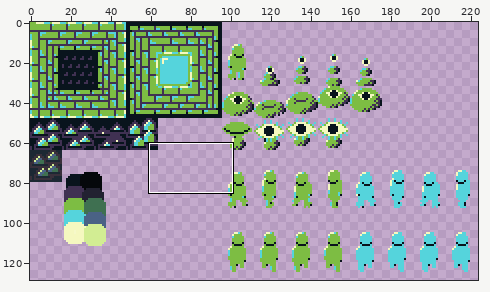
Two states of a sprite sheet, images/sprites.png. The picture above shows the old version from afar; the outline marks the close-up.
Close-up. Before the edit:
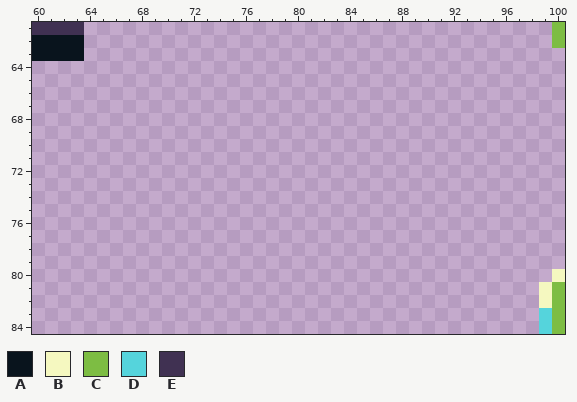
The file is 256x256 pixels. Colours within 5 levels of each other are drawn and written as one. Shown: x 60..100, y 61..84. The wide view leaves out empty margins.
Palette (. is transparent): A #09141d  B #f5f8c0  C #7dbd43  D #55d4dc  E #403152
Pixels before, first column x 60:
61 EEEE....................................C
62 AAAA....................................C
63 AAAA.....................................
64 .........................................
65 .........................................
66 .........................................
67 .........................................
68 .........................................
69 .........................................
70 .........................................
71 .........................................
72 .........................................
73 .........................................
74 .........................................
75 .........................................
76 .........................................
77 .........................................
78 .........................................
79 .........................................
80 ........................................B
81 .......................................BC
82 .......................................BC
83 .......................................DC
84 .......................................DC
Now the later version:
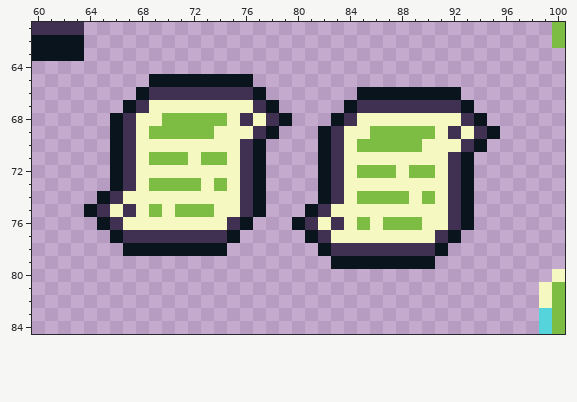
From old to new:
y 65: x 69..76 ........ -> AAAAAAAA
y 66: x 68..77 .......... -> AEEEEEEEEA; x 85..92 ........ -> AAAAAAAA
y 67: x 67..78 ............ -> AEBBBBBBBBEA; x 84..93 .......... -> AEEEEEEEEA
y 68: x 66..79 .............. -> AEBBCCCCCBEBEA; x 83..94 ............ -> AEBBBBBBBBEA
y 69: x 66..78 ............. -> AEBCCCCCBBBEA; x 82..95 .............. -> AEBBCCCCCBEBEA
y 70: x 66..77 ............ -> AEBBBBBBBBEA; x 82..94 ............. -> AEBCCCCCBBBEA
y 71: x 66..77 ............ -> AEBCCCBCCBEA; x 82..93 ............ -> AEBBBBBBBBEA
y 72: x 66..77 ............ -> AEBBBBBBBBEA; x 82..93 ............ -> AEBCCCBCCBEA
y 73: x 66..77 ............ -> AEBCCCCBCBEA; x 82..93 ............ -> AEBBBBBBBBEA
y 74: x 65..77 ............. -> AEBBBBBBBBBEA; x 82..93 ............ -> AEBCCCCBCBEA
y 75: x 64..77 .............. -> AEBEBCBCCCBBEA; x 81..93 ............. -> AEBBBBBBBBBEA
y 76: x 65..76 ............ -> AEBBBBBBBBEA; x 80..93 .............. -> AEBEBCBCCCBBEA
y 77: x 66..75 .......... -> AEEEEEEEEA; x 81..92 ............ -> AEBBBBBBBBEA
y 78: x 67..74 ........ -> AAAAAAAA; x 82..91 .......... -> AEEEEEEEEA
y 79: x 83..90 ........ -> AAAAAAAA
Changed places in both close-ups, as pixel boxes (x1, y1, x2, y2):
added: (84, 74, 500, 269)
